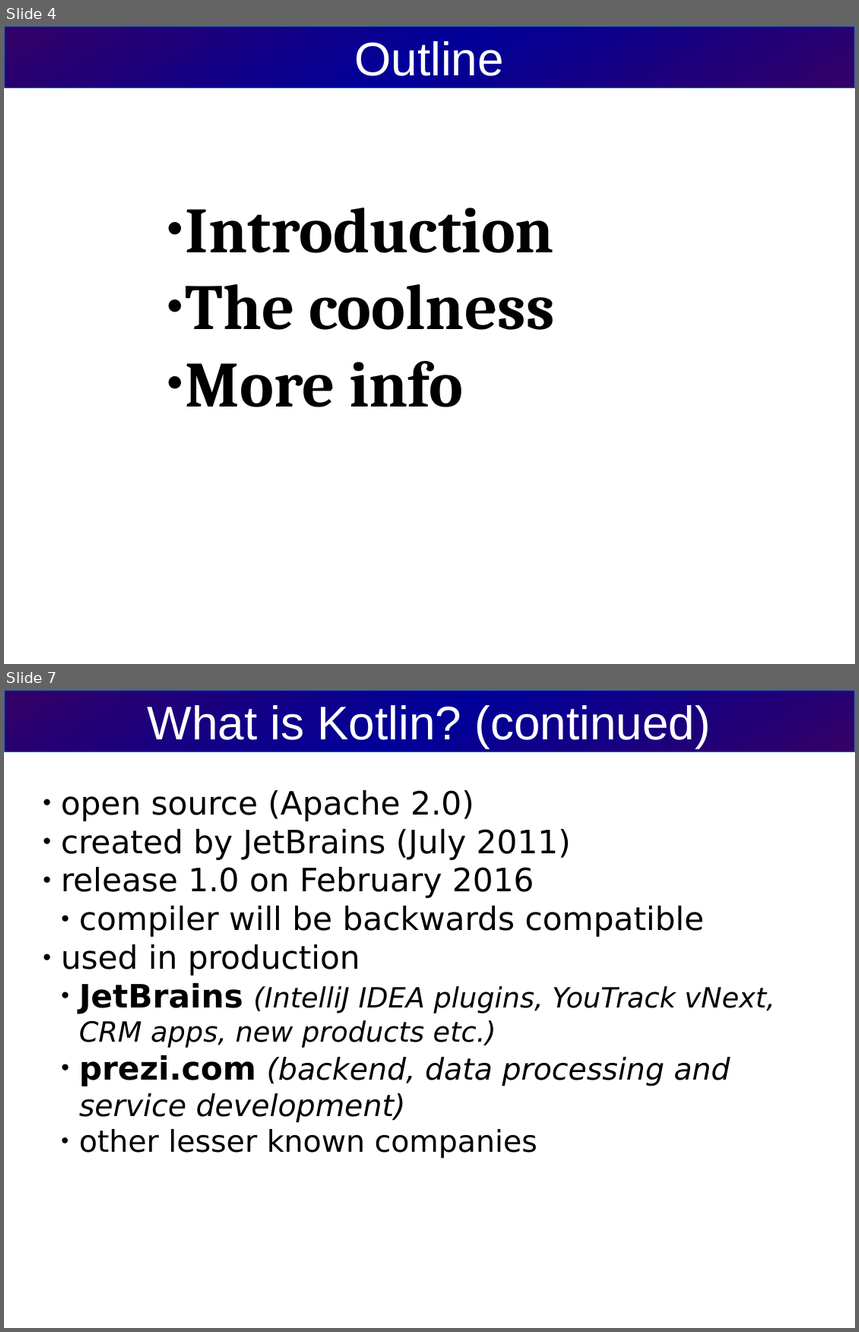
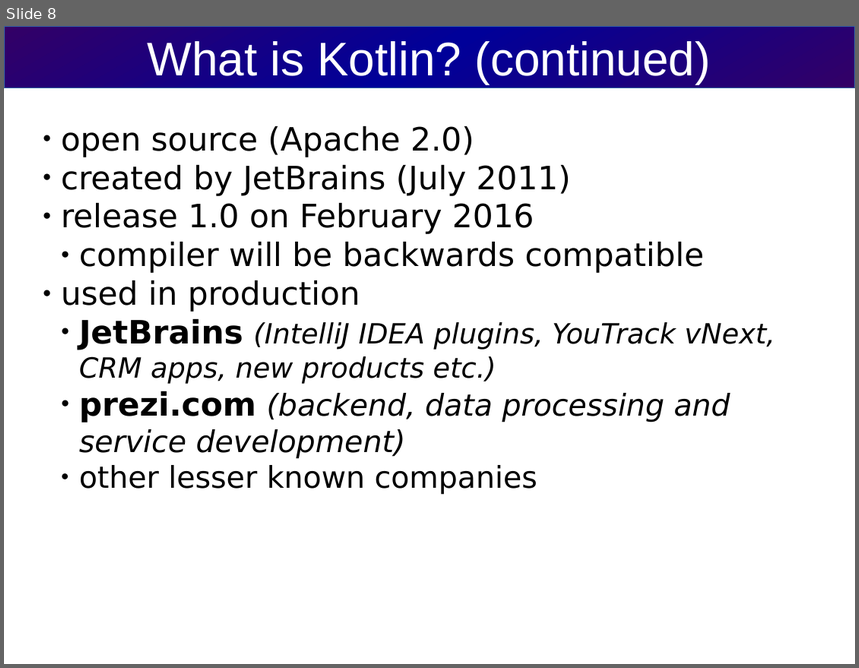
Before and after one commit to cvmocanu/clean-tests-presentation, a slide deck: src/clean-tests-presentation.odp. Shown one above the other, each under a label of ours: slides 4 and 7 before the commit, slide 8 after it; the slides between them are not shown. The pictures are 859x1332 and 859x668 pixels, drawn with LibreOffice and Linux fonts; fonts in the diff are those of the drawing. Boxes give left, top, right and bottom in pixels: in the first picture for what was removed or moved away, otherwise in the second. Text is boxed around its words. In the diff, an @@ line names an element or a change of style, - is before the commit and + after.

Commit message:
add more info on test importance

```diff
--- a/src/clean-tests-presentation.odp
+++ b/src/clean-tests-presentation.odp
@@ slide 4 removed at <box>4,26,855,664</box>, background #FFFFFF @@
@@ title removed at <box>4,26,855,88</box> @@
-Outline
@@ subtitle removed at <box>186,208,554,408</box> @@
-● Introduction
-● The coolness
-● More info
@@ what was slide 7 is now slide 8 @@
```
Also in this commit, not shown: 3 slides changed, 4 slides added, 2 other slides removed, 2 other files.
